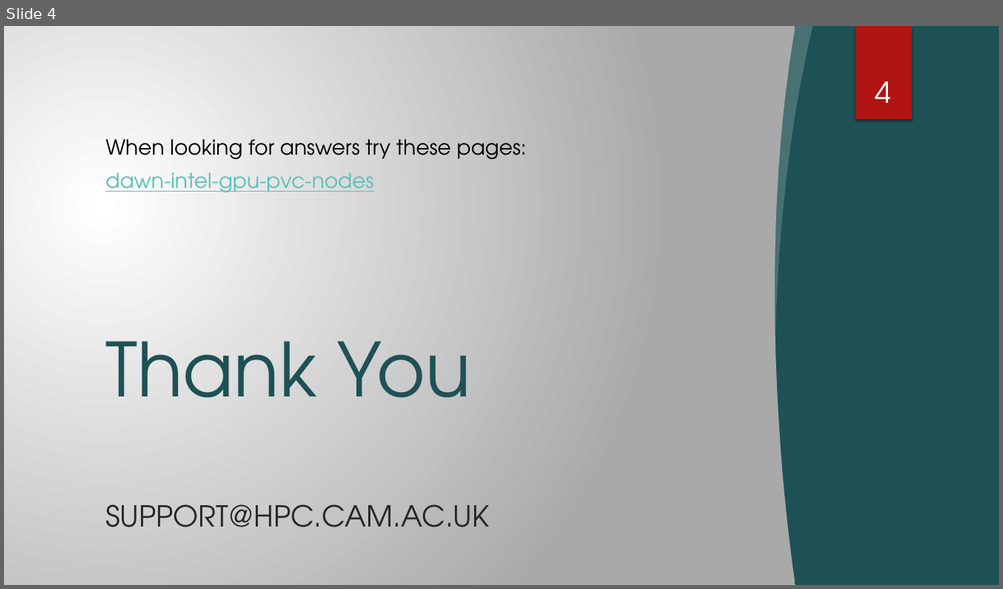
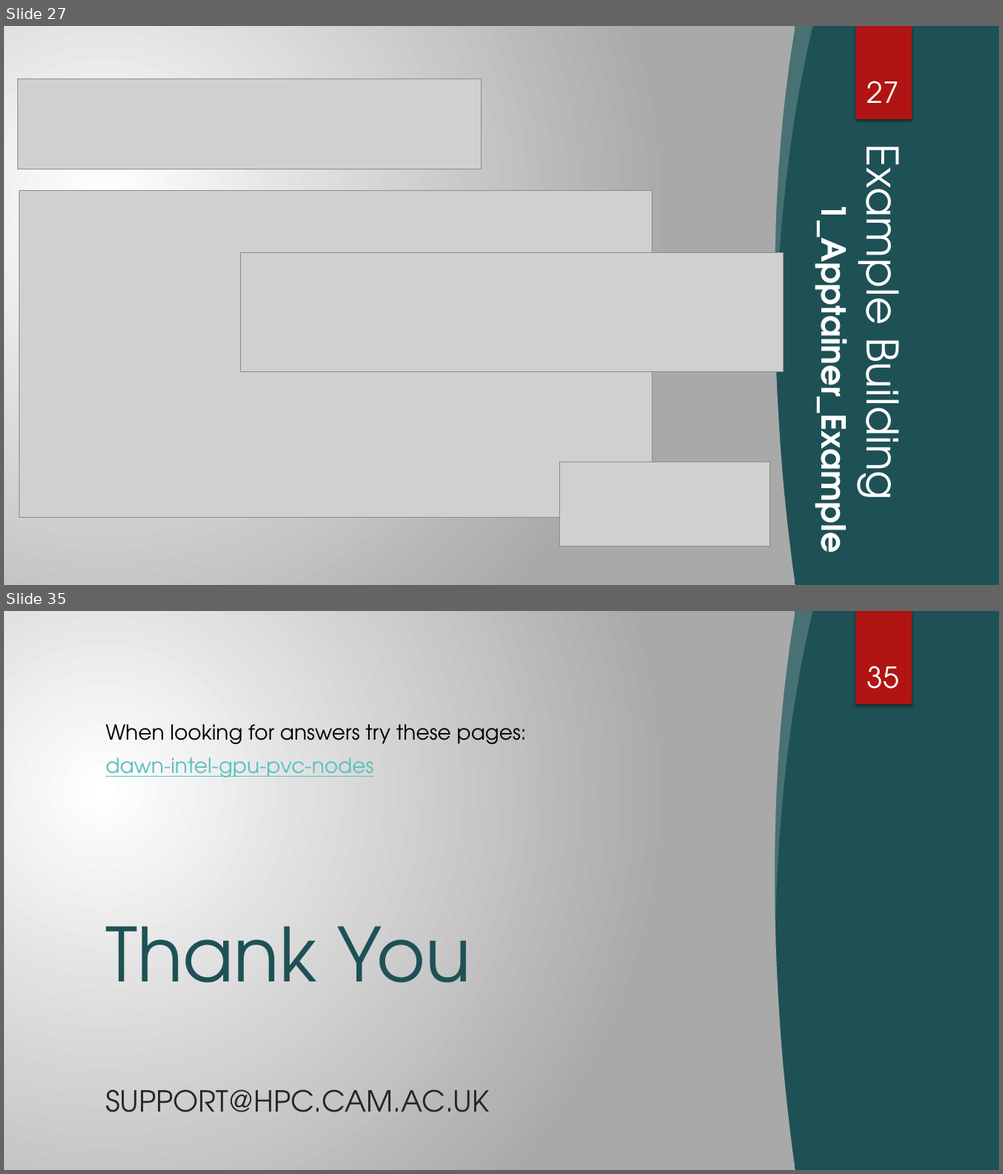
Before and after one commit to RSE-Cambridge/Intro-to-Dawn, a slide deck: Part4-Apptainer/slides/Apptainer_onDAWN.pptx. Shown one above the other, each under a label of ours: slide 4 before the commit, slides 27 and 35 after it; the slides between them are not shown. The pictures are 1003x589 and 1003x1174 pixels, drawn with LibreOffice and Linux fonts; fonts in the diff are those of the drawing; grey boxes stand for pictures; background and template pictures are left out. Boxes give left, top, right and bottom in pixels: in the first picture for what was removed or moved away, otherwise in the second. Text is boxed around its words. In the diff, an @@ line names an element or a change of style, - is before the commit and + after.

```diff
--- a/Part4-Apptainer/slides/Apptainer_onDAWN.pptx
+++ b/Part4-Apptainer/slides/Apptainer_onDAWN.pptx
@@ slide 27 added at <box>4,26,999,585</box>, background gradient #FFFFFF to #AAAAAA; not listed: 1 template element that a slide beside it also shows @@
@@ rectangle added at <box>4,26,999,585</box>, fill #1E5155 @@
@@ freeform shape added at <box>4,26,796,585</box>, fill gradient #FFFFFF to #AAAAAA @@
@@ picture added at <box>657,26,788,119</box> @@
@@ freeform shape added at <box>710,26,999,407</box>, fill #F4A16F at 30% opacity @@
@@ freeform shape added at <box>767,26,813,329</box>, fill #F3F3F3 at 20% opacity @@
@@ rectangle added at <box>855,26,911,119</box>, fill #B01513 @@
@@ picture added at <box>17,79,481,170</box> @@
@@ page number added at <box>867,81,899,103</box>, 28 pt, text #FFFFFF @@
+27
@@ freeform shape added at <box>808,164,999,585</box>, outline #B01513 5.5 pt @@
@@ title added at <box>845,162,919,496</box>, 42 pt, text #FFFFFF @@
+Example Building
@@ picture added at <box>19,191,652,517</box> @@
@@ picture added at <box>4,244,333,585</box> @@
@@ text added at <box>806,238,863,543</box>, 32 pt, text #FFFFFF, bold @@
+1_Apptainer_Example
@@ picture added at <box>4,262,128,455</box> @@
@@ picture added at <box>241,253,783,372</box> @@
@@ picture added at <box>560,462,769,546</box> @@
@@ picture added at <box>706,524,788,585</box> @@
@@ what was slide 4 is now slide 35 @@
@@ page number at <box>867,666,899,689</box>: text changed @@
-4
+35
```
Also in this commit, not shown: 2 slides changed, 30 other slides added.
